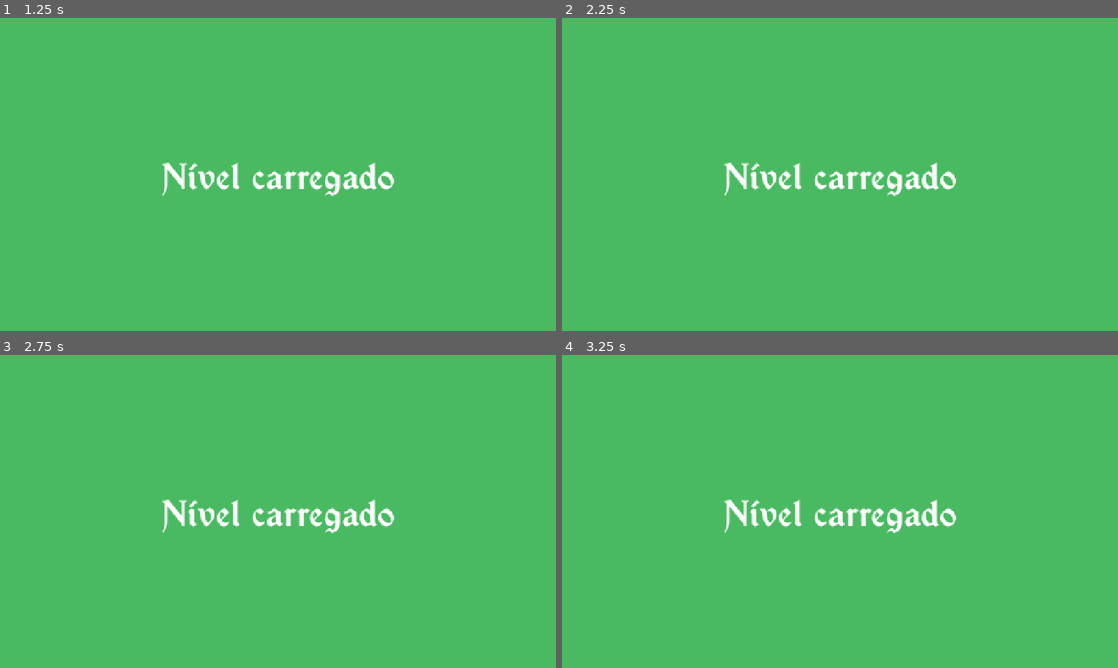
Above: before the commit, frames 1-4 (two rows, left to right).
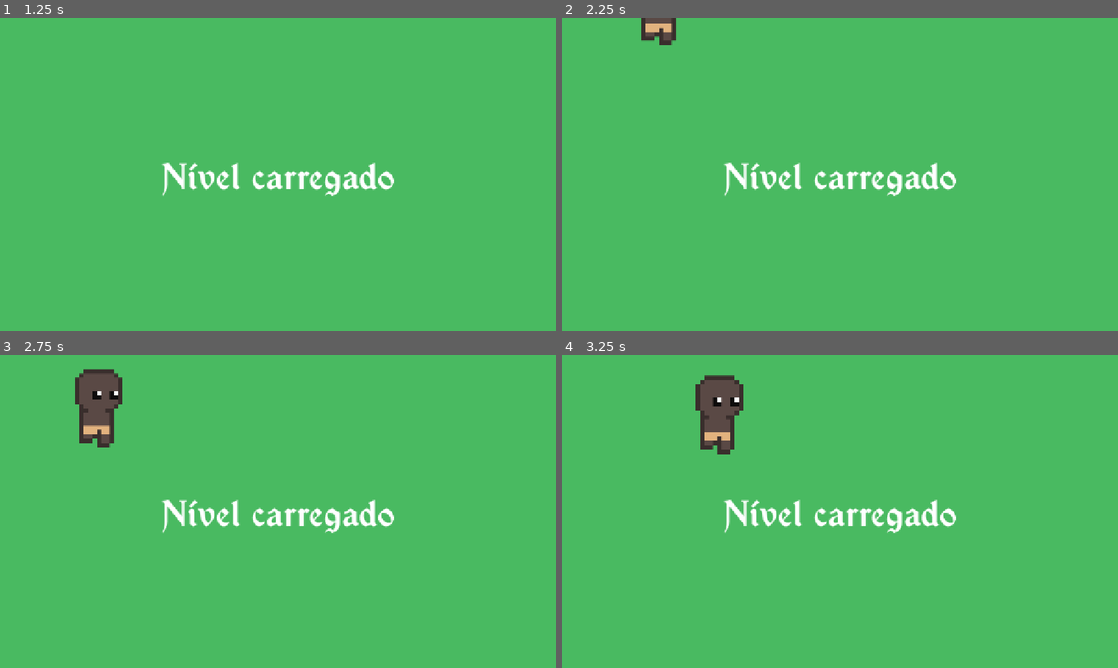
Above: after the commit, the same moments.

Repository: FateCoders/devops-atividade-jogo
Game: Godot game, scene res://Scenes/UI/menu_inicial.tscn
Same seed, same stepped clock (60 frames per second), same inputs: the game is played once before the commit and once after it.
Inputs:
- Up to frame 1 (1.25 s): click "Continuar" at 0.5 s
- Up to frame 2 (2.25 s): tap Enter at 1.25 s; hold Right (ui_right) 1.28-2.03 s; tap Space at 2 s; hold Down (ui_down) from 2.03 s (still down)
- Up to frame 3 (2.75 s): keep holding Down (ui_down)
- Up to frame 4 (3.25 s): release Down (ui_down) at 2.78 s; hold Right (ui_right) from 2.78 s (still down)

Frame 1 is identical in both runs. In frame 2, 0.5% of the frame differs, in the area x 14-21%, y 0-9%; in frame 3, 1.7%; in frame 4, 1.7%, in the area x 24-33%, y 6-32%.

Commit message:
Add citizen, prop, and terrain sprite assets
Added new citizen sprite sheets and import files, as well as prop and terrain texture imports for fences, flowers, grass, and stones. Updated 'personagem_2d.tscn' and 'level_loaded.tscn' scenes, and added the 'personagem_2d.gd' script. These assets expand the available visual resources for characters and environment elements in the project.

Diff:
--- /dev/null
+++ b/Scenes/Characters/personagem_2d.tscn
@@ -0,0 +1,47 @@
+[gd_scene load_steps=7 format=3 uid="uid://ckogvhs1gjgg0"]
+
+[ext_resource type="Script" uid="uid://d08wjxjld1s8b" path="res://personagem_2d.gd" id="1_dc5lp"]
+[ext_resource type="Texture2D" uid="uid://crnfcn6p3r3ig" path="res://Assets/Sprites/Exported/Citizens/static/citizen_01-sprite-sheet.png" id="2_dc5lp"]
+
+[sub_resource type="AtlasTexture" id="AtlasTexture_dc5lp"]
+atlas = ExtResource("2_dc5lp")
+region = Rect2(0, 0, 168, 220)
+
+[sub_resource type="AtlasTexture" id="AtlasTexture_y3i7a"]
+atlas = ExtResource("2_dc5lp")
+region = Rect2(168, 0, 168, 220)
+
+[sub_resource type="SpriteFrames" id="SpriteFrames_lx0wd"]
+animations = [{
+"frames": [{
+"duration": 1.0,
+"texture": SubResource("AtlasTexture_dc5lp")
+}],
+"loop": true,
+"name": &"idle",
+"speed": 5.0
+}, {
+"frames": [{
+"duration": 1.0,
+"texture": SubResource("AtlasTexture_y3i7a")
+}],
+"loop": true,
+"name": &"walk",
+"speed": 5.0
+}]
+
+[sub_resource type="RectangleShape2D" id="RectangleShape2D_lx0wd"]
+size = Vector2(111, 34.5)
+
+[node name="Personagem_2D" type="CharacterBody2D"]
+script = ExtResource("1_dc5lp")
+
+[node name="Texture" type="AnimatedSprite2D" parent="."]
+position = Vector2(-1, -98)
+sprite_frames = SubResource("SpriteFrames_lx0wd")
+animation = &"idle"
+
+[node name="CollisionShape2D" type="CollisionShape2D" parent="."]
+show_behind_parent = true
+position = Vector2(0, -15.75)
+shape = SubResource("RectangleShape2D_lx0wd")
--- a/Scenes/Levels/level_loaded.tscn
+++ b/Scenes/Levels/level_loaded.tscn
@@ -1,7 +1,8 @@
-[gd_scene load_steps=4 format=3 uid="uid://dtr1kc2onifb1"]
+[gd_scene load_steps=5 format=3 uid="uid://dtr1kc2onifb1"]
 
 [ext_resource type="FontFile" uid="uid://dcabkpfkiyymj" path="res://Scenes/UI/Assets/Fonts/Vinque Rg.otf" id="1_verxq"]
 [ext_resource type="PackedScene" uid="uid://d27ue4fejbls5" path="res://Scenes/UI/pause_menu.tscn" id="2_eopak"]
+[ext_resource type="PackedScene" uid="uid://ckogvhs1gjgg0" path="res://Scenes/Characters/personagem_2d.tscn" id="3_j14ny"]
 
 [sub_resource type="LabelSettings" id="LabelSettings_eopak"]
 font = ExtResource("1_verxq")
@@ -43,3 +44,5 @@
 label_settings = SubResource("LabelSettings_eopak")
 
 [node name="pause_menu" parent="." instance=ExtResource("2_eopak")]
+
+[node name="Personagem_2D" parent="." instance=ExtResource("3_j14ny")]
--- /dev/null
+++ b/personagem_2d.gd
@@ -0,0 +1,26 @@
+extends CharacterBody2D
+
+@export var speed: float = 300.0
+
+@onready var animated_sprite: AnimatedSprite2D = $Texture
+
+func _physics_process(delta: float) -> void:
+	var direction = Input.get_vector("ui_left", "ui_right", "ui_up", "ui_down")
+
+	velocity = direction * speed
+
+	move_and_slide()
+
+	update_animation()
+
+func update_animation() -> void:
+	if velocity.length() > 0:
+		animated_sprite.play("walk")
+	else:
+		animated_sprite.play("idle")
+
+	if velocity.x != 0:
+		if velocity.x < 0:
+			animated_sprite.flip_h = true
+		else:
+			animated_sprite.flip_h = false
Binary file added: Assets/Sprites/Exported/Citizens/static/citizen_01-sprite-sheet.png
Not shown, added: Assets/Sprites/Exported/Citizens/static/citizen_01-sprite-sheet.png.import
Not shown, added: Assets/Sprites/Exported/Citizens/static/citizen_01.png.import
Binary file added: Assets/Sprites/Exported/Citizens/static/citizen_02-sprite-sheet.png
Not shown, added: Assets/Sprites/Exported/Citizens/static/citizen_02-sprite-sheet.png.import
Not shown, added: Assets/Sprites/Exported/Citizens/static/citizen_02.png.import
Binary file added: Assets/Sprites/Exported/Citizens/static/citizen_03-sprite-sheet.png
Not shown, added: Assets/Sprites/Exported/Citizens/static/citizen_03-sprite-sheet.png.import
Not shown, added: Assets/Sprites/Exported/Citizens/static/citizen_03.png.import
Binary file added: Assets/Sprites/Exported/Citizens/static/citizen_04-sprite-sheet.png
Not shown, added: Assets/Sprites/Exported/Citizens/static/citizen_04-sprite-sheet.png.import
Not shown, added: Assets/Sprites/Exported/Citizens/static/citizen_04.png.import
(and 33 more such lines)
